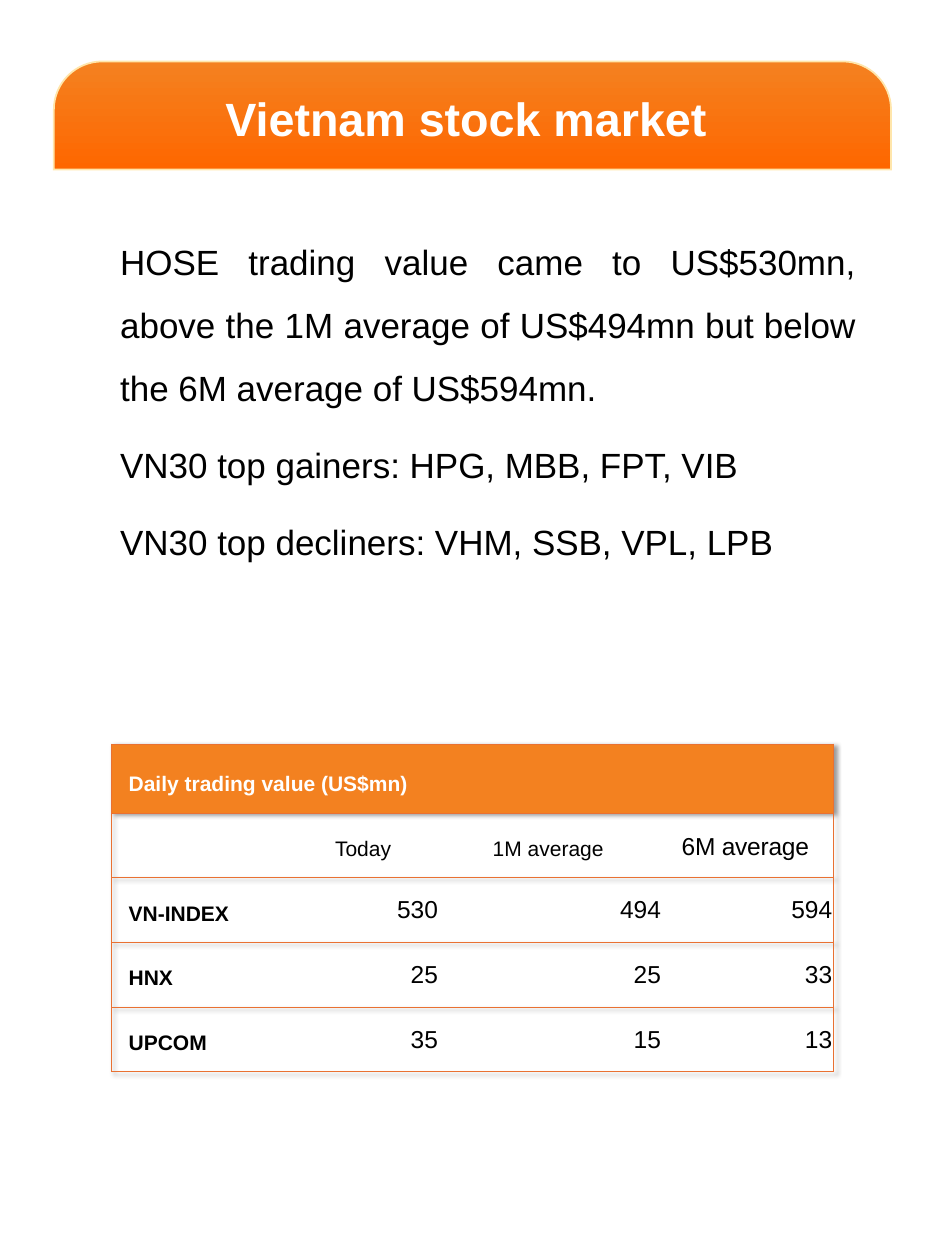
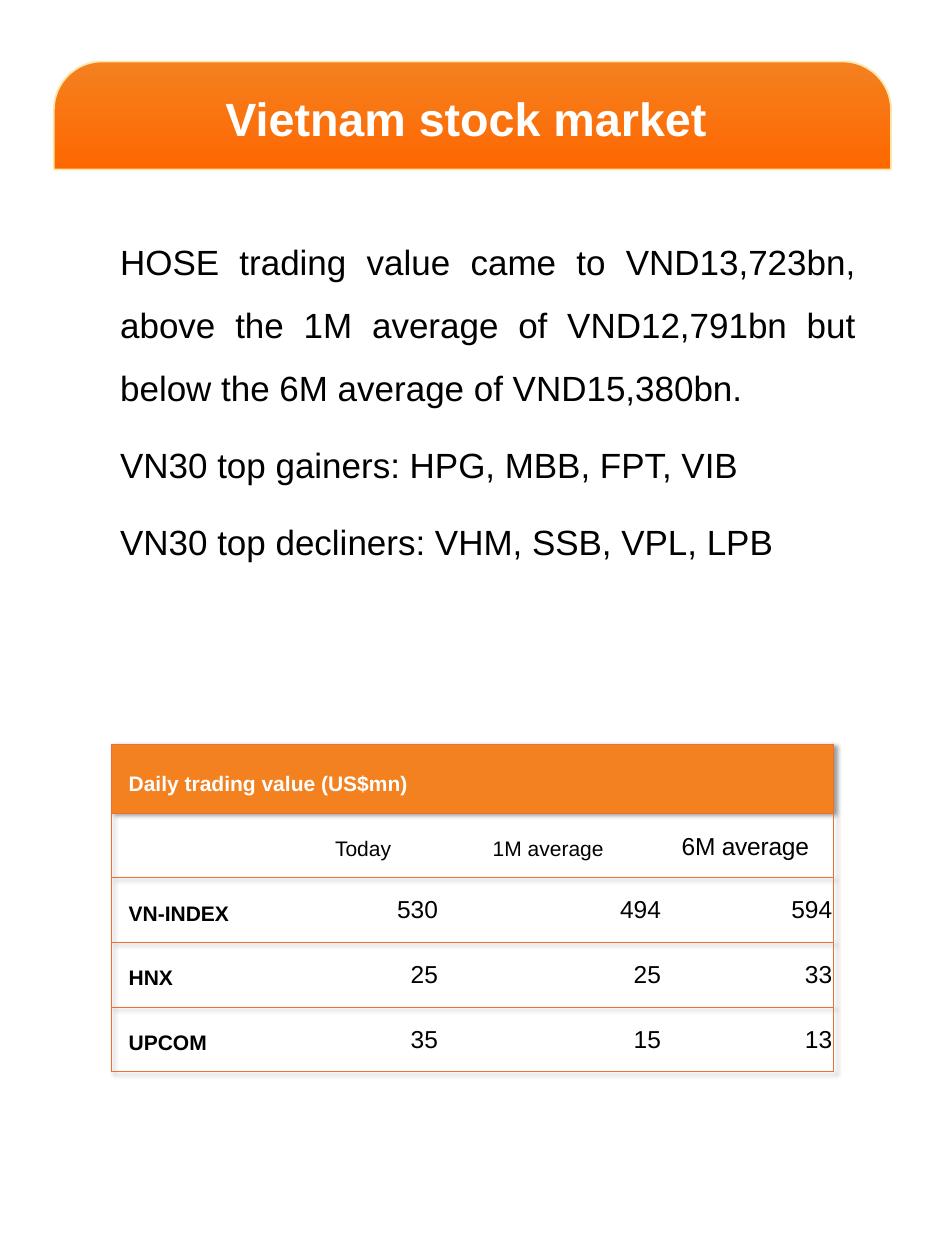
Before and after one commit to datquanton/verbose-guide, a slide deck: slide 3 of DailyReport_Mobile_EN_20261014.pptx. Drawn at 945x1260 pixels with LibreOffice and Linux fonts; fonts in the diff are those of the drawing; background and template pictures are left out. Boxes give left, top, right and bottom in pixels: in the first picture for what was removed or moved away, otherwise in the second. Text is boxed around its words. In the diff, an @@ line names an element or a change of style, - is before the commit and + after.

```diff
--- a/DailyReport_Mobile_EN_20261014.pptx
+++ b/DailyReport_Mobile_EN_20261014.pptx
@@ text at box(120, 249, 856, 408): text changed @@
-HOSE trading value came to US$530mn, above the 1M average of US$494mn but below the 6M average of US$594mn.
+HOSE trading value came to VND13,723bn, above the 1M average of VND12,791bn but below the 6M average of VND15,380bn.
```
